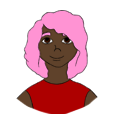
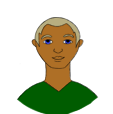
The second w=113, h=114 image is a revision of the first. Changes to its layers:
added layer "Layer 20" above "Layer 18" over left=16, top=17, right=99, bottom=114
hid "Layer 18" over left=16, top=10, right=98, bottom=114
